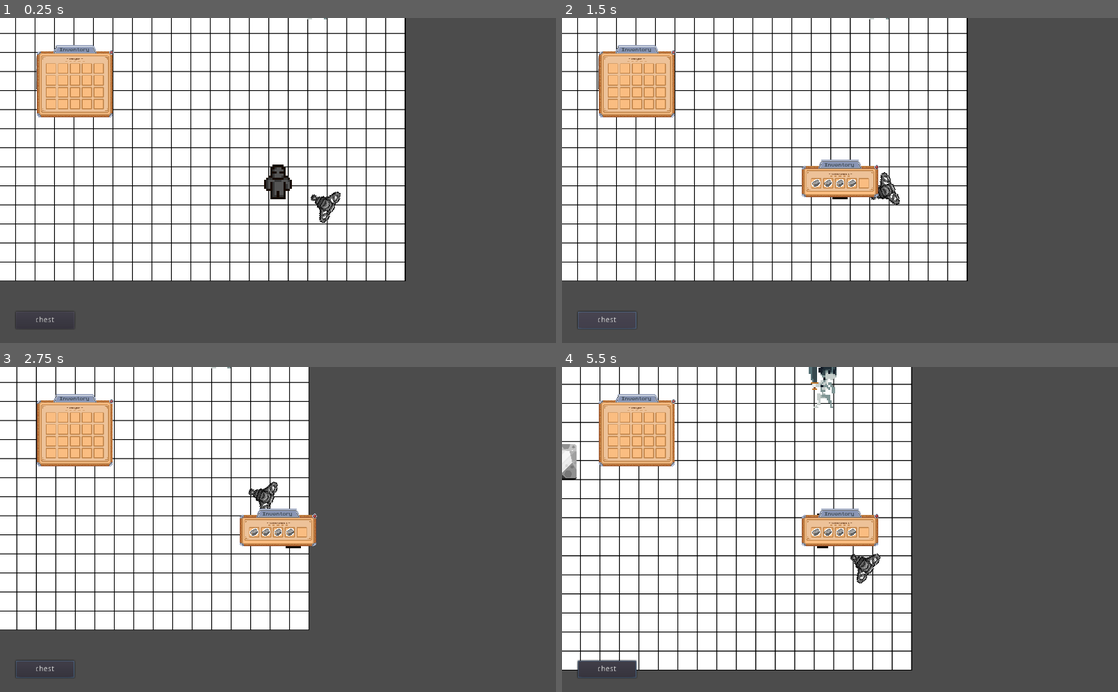
Above: before the commit, frames 1-4 (two rows, left to right).
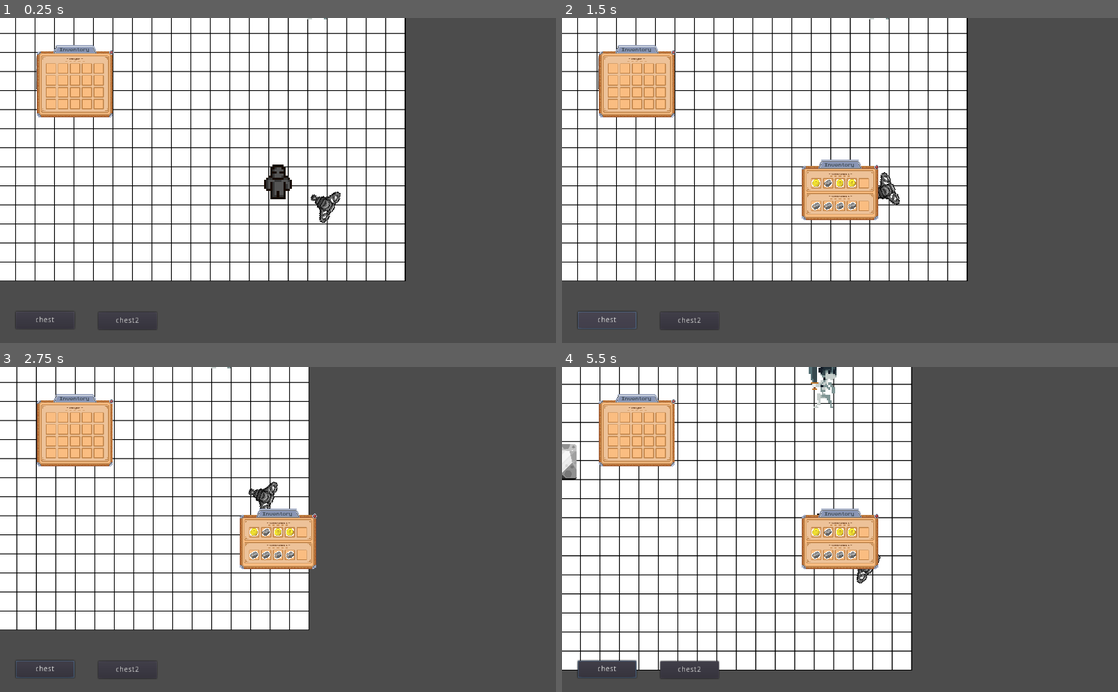
Above: after the commit, the same moments.

Repository: Marin-Clement/Project_Alpha_git
Game: Godot game, scene res://TestMap/TestMain.tscn
Same seed, same stepped clock (60 frames per second), same inputs: the game is played once before the commit and once after it.
Inputs (mouse positions are in pixels of both pictures, inside the frame that each line leads up to):
- Up to frame 1 (0.25 s): no input
- Up to frame 2 (1.5 s): click "chest" (after the commit: "chest2") at 0.5 s; click "chest" at 1.25 s
- Up to frame 3 (2.75 s): move the mouse to (50, 419) at 2.02 s; press the mouse at (50, 419) at 2.03 s; hold D (right) from 2.03 s (still down)
- Up to frame 4 (5.5 s): move the mouse to (623, 419) at 2.77 s; release D (right) at 2.78 s; release the mouse at (623, 419) at 2.78 s; hold S (down) 2.78-3.53 s; right-click (623, 419) at 2.85 s; click (623, 419) at 2.92 s; move the mouse to (634, 419) at 3.52 s; hold D (right) 3.53-4.28 s; tap Shift (sprint) at 3.6 s; click (634, 419) at 3.67 s; move the mouse to (650, 419) at 4.27 s; hold W (up) 4.28-5.03 s; click (650, 419) at 4.35 s; move the mouse to (662, 419) at 5.02 s; hold A (left) from 5.03 s (still down); hold Right mouse button (right_mouse) from 5.03 s (still down); click (662, 419) at 5.17 s

The runs differ from the first frame. In frame 1, less than 0.1% of the frame differs, in the area x 17-29%, y 90-96%; in frame 2, 1.2%; in frame 3, 1.2%; in frame 4, 1.6%, in the area x 17-57%, y 49-96%.

Commit message:
[FIXED] Inventory issue where new added item didnt show in player inventory

Diff:
--- a/TestMap/TestMain.tscn
+++ b/TestMap/TestMain.tscn
@@ -107,5 +107,17 @@
 inventory_name = "Cool Chest"
 items = [ "stone_brick", "stone_brick", "stone_brick", "stone_brick" ]
 
+[node name="chest2" type="Button" parent="ui"]
+margin_left = 181.0
+margin_top = 543.0
+margin_right = 289.0
+margin_bottom = 575.0
+text = "chest2"
+script = ExtResource( 9 )
+size = 5
+inventory_name = "Cool Chest"
+items = [ "gold", "stone_brick", "gold", "gold" ]
+
 [connection signal="giveplayeritem" from="Drone" to="ui/inventory_player" method="_on_Drone_giveplayeritem"]
 [connection signal="pressed" from="ui/chest" to="ui/chest" method="_on_chest_pressed"]
+[connection signal="pressed" from="ui/chest2" to="ui/chest2" method="_on_chest_pressed"]
--- a/inventory/inventory_slot.gd
+++ b/inventory/inventory_slot.gd
@@ -10,6 +10,7 @@
 
 func set_item( new_item ):
 	item = new_item
+	$item_container.add_child( item )
 	print("add", item.item_name)
 
 func pick_item():
--- a/inventory/inventory_slot.tscn
+++ b/inventory/inventory_slot.tscn
@@ -17,6 +17,3 @@
 anchor_right = 1.0
 anchor_bottom = 1.0
 mouse_filter = 2
-__meta__ = {
-"_edit_use_anchors_": false
-}
